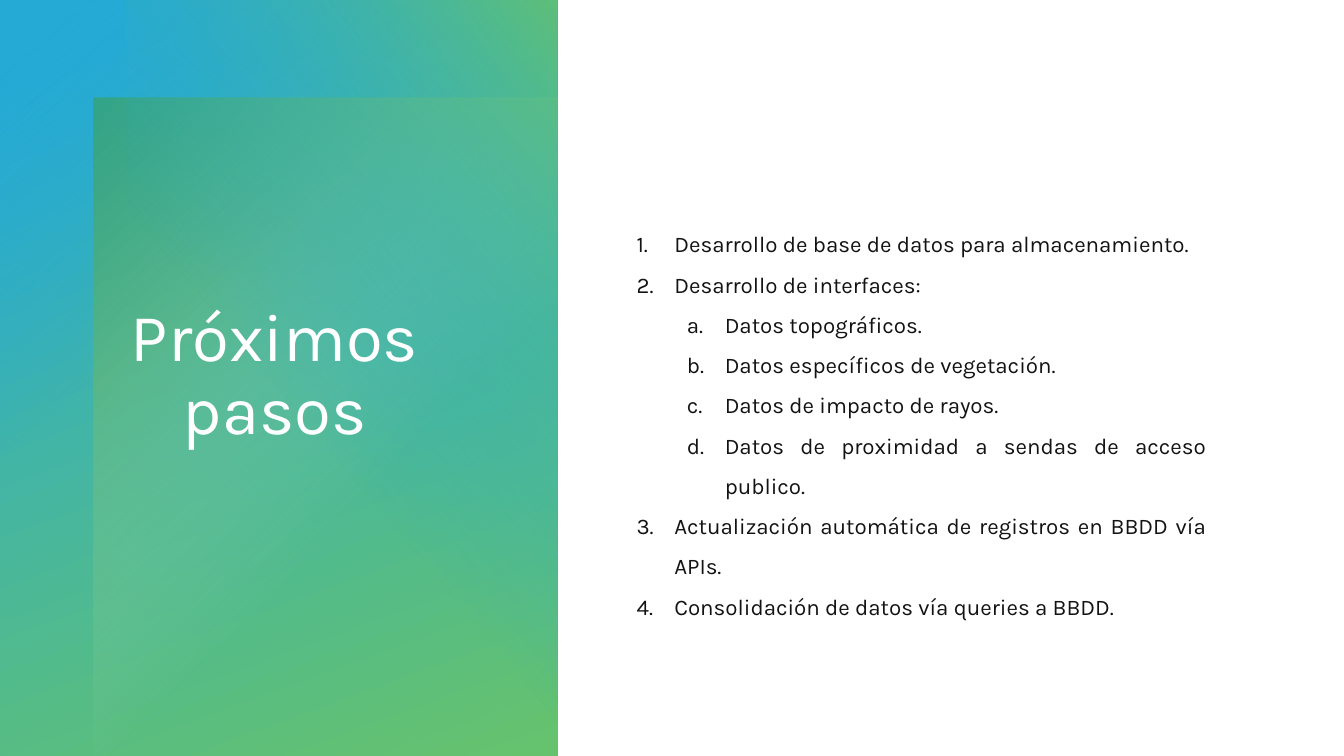
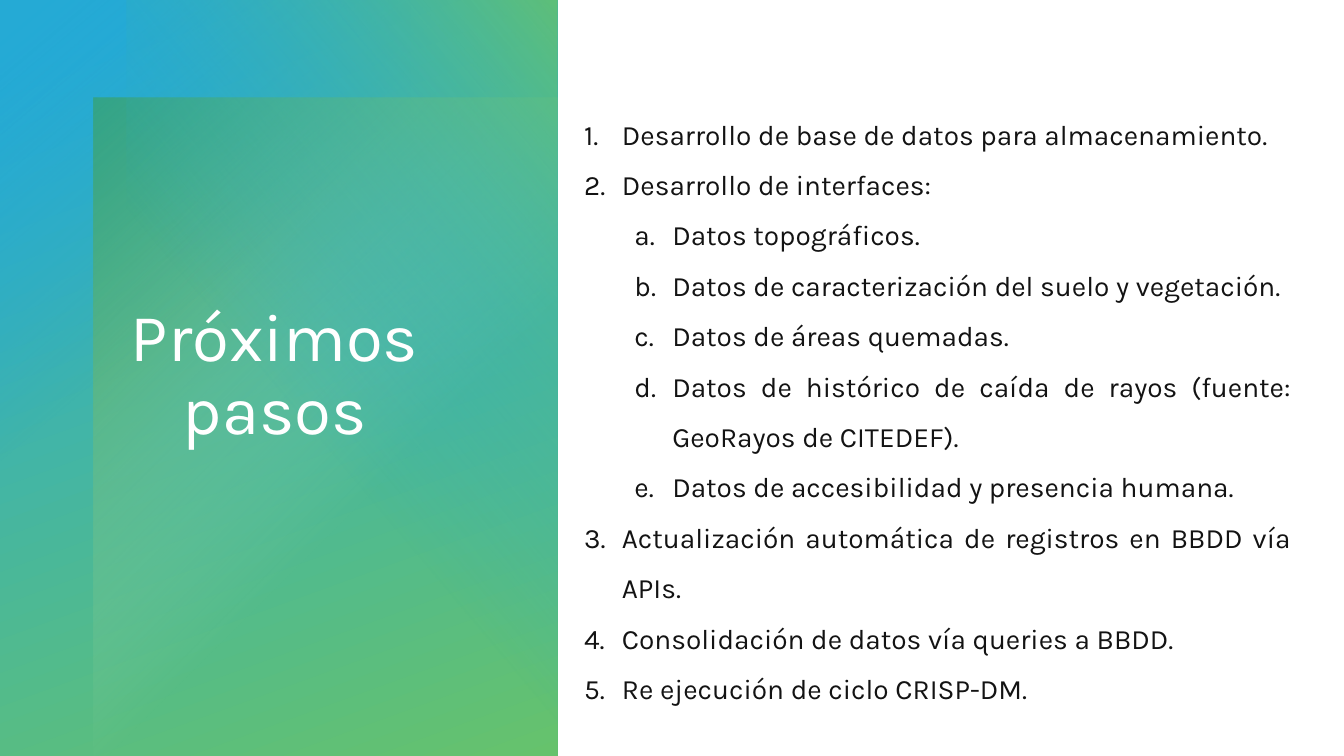
Before and after one commit to HunterCitto/199---Seminario-Final, a slide deck: slide 34 of docs/Entregas/Presentación/Incendios forestales de la Patagonia Andina - Pública.pptx (slide 25 before the commit). Drawn at 1344x756 pixels with LibreOffice and Linux fonts; fonts in the diff are those of the drawing. Boxes give left, top, right and bottom in pixels: in the first picture for what was removed or moved away, otherwise in the second. Text is boxed around its words. In the diff, an @@ line names an element or a change of style, - is before the commit and + after.

Commit message:
Update: Presentación

```diff
--- a/docs/Entregas/Presentación/Incendios forestales de la Patagonia Andina - Pública.pptx
+++ b/docs/Entregas/Presentación/Incendios forestales de la Patagonia Andina - Pública.pptx
@@ text at [622,125,1291,656]: paragraph added @@
+5. Re ejecución de ciclo CRISP-DM.
@@ text "Desarrollo de base de datos ...": place and size @@
-text "Desarrollo de base de datos ..." at [674,236,1206,621]
+text "Desarrollo de base de datos ..." at [622,125,1291,656]
@@ text at [622,125,1291,656]: size 16 to 20 pt in "Desarrollo de base de datos para almacenamiento.", "Desarrollo de interfaces:", "Datos topográficos.", "Actualización automática de registros en BBDD vía ..." and 1 more places @@
@@ text at [672,274,1290,504]: text changed; size 16 to 20 pt @@
-  b. Datos específicos de vegetación.
-  c. Datos de impacto de rayos.
-  d. Datos de proximidad a sendas de acceso publico.
+  b. Datos de caracterización del suelo y vegetación.
+  c. Datos de áreas quemadas.
+  d. Datos de histórico de caída de rayos (fuente: GeoRayos de CITEDEF).
+  e. Datos de accesibilidad y presencia humana.
```
Also in this commit, not shown: 2 other slides changed, 10 slides added, 1 slide removed, 2 other files.
